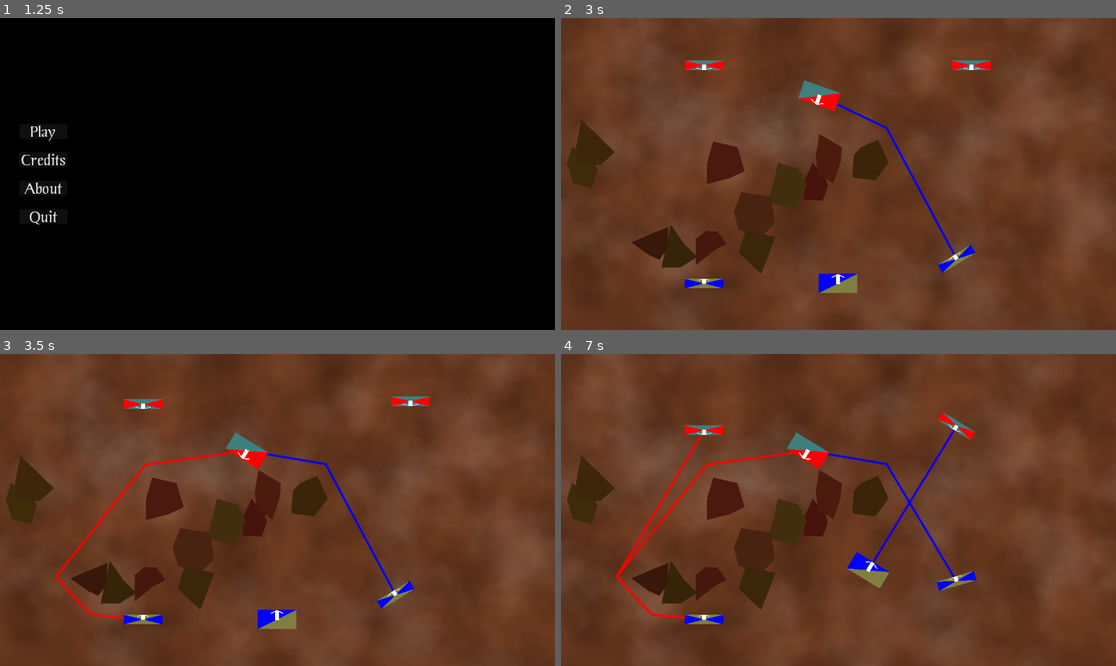
Above: before the commit, frames 1-4 (two rows, left to right).
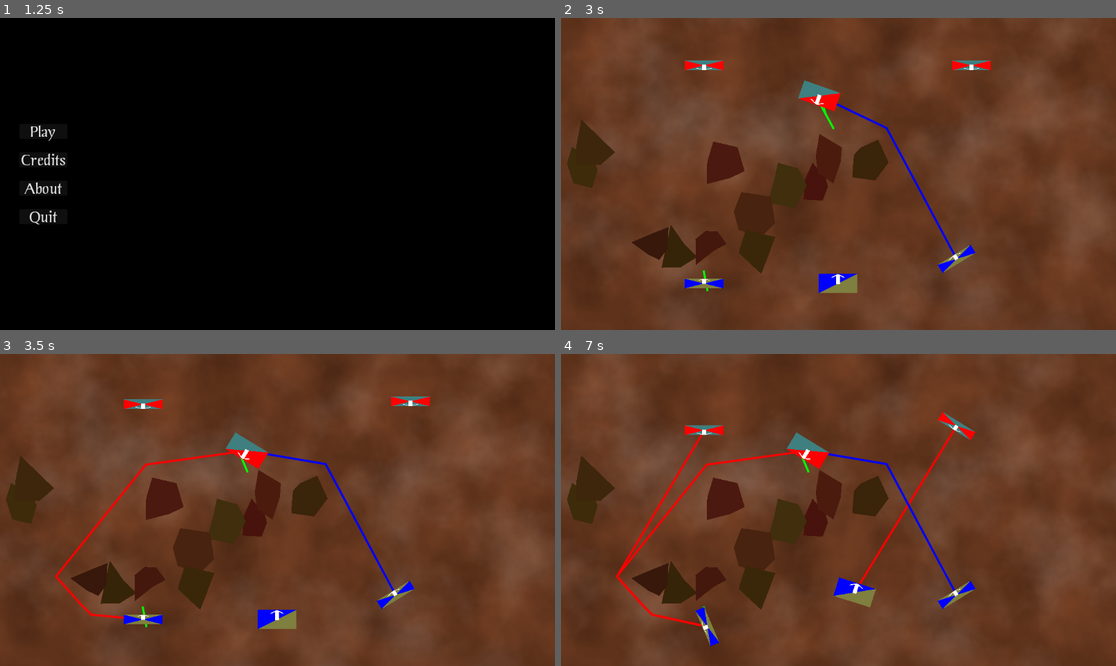
Above: after the commit, the same moments.

Repository: Habidakus/fantasy-battle
Game: Godot game, scene res://Scenes/TopLevelStateMachine.tscn
Two runs of this game, one before a commit and one after it. Both use one fixed random seed, a clock stepped at 60 frames per second and the inputs below.
Inputs (mouse positions are in pixels of both pictures, inside the frame that each line leads up to):
- Up to frame 1 (1.25 s): tap Enter at 0.5 s; move the mouse to (399, 158) at 0.52 s; click (399, 158) at 0.67 s
- Up to frame 2 (3 s): click "Play" at 1.25 s; move the mouse to (727, 189) at 2.02 s; click (727, 189) at 2.17 s; move the mouse to (894, 105) at 2.77 s; click (894, 105) at 2.92 s
- Up to frame 3 (3.5 s): no input
- Up to frame 4 (7 s): move the mouse to (810, 572) at 3.52 s; click (810, 572) at 3.67 s; move the mouse to (1005, 556) at 4.27 s; click (1005, 556) at 4.42 s; move the mouse to (672, 463) at 5.02 s; click (672, 463) at 5.17 s; move the mouse to (866, 510) at 5.77 s; click (866, 510) at 5.92 s; move the mouse to (755, 432) at 6.52 s; click (755, 432) at 6.67 s

Frame 1 is identical in both runs. In frame 2, less than 0.1% of the frame differs, in the area x 25-50%, y 28-88%; in frame 3, less than 0.1%; in frame 4, 2.4%, in the area x 16-75%, y 24-94%.

Commit message:
Added align to blocking rocks code, but it still needs much work

Diff:
--- a/Scripts/ArmyControllerAction.gd
+++ b/Scripts/ArmyControllerAction.gd
@@ -1,11 +1,13 @@
 class_name ArmyControllerAction extends MMCAction
 
-enum Action { PASS, MELEE, CHARGE, MOVE }
+enum Action { PASS, MELEE, CHARGE, MOVE, CHANGE_FORMATION }
 
 var _squad : Squad
 var _action : Action
 var _target : Squad
+var _rotation : float
 var _position : Vector2 = Vector2.INF
+var _formation : Squad.Formation
 #var _rotation : float
 #var _jcounter : JCounter = JCounter.Create("ArmyControllerAction")
 
@@ -29,6 +31,11 @@
 				return "%s will move towards %s" % [squad_name, target_name]
 			else:
 				return "%s will move to location" % [squad_name]
+		Action.CHANGE_FORMATION:
+			if _squad._formation == _formation:
+				return "%s will teleport" % [squad_name]
+			else:
+				return "%s will change formation to %s" % [squad_name, Squad.Formation.keys()[_formation]]
 		_:
 			return "%s will perform unknown action: %s" % [squad_name, Action.keys()[_action]]
 
@@ -42,6 +49,8 @@
 			_apply_charge(false, board_state, rnd)
 		Action.MOVE:
 			_apply_move(board_state)
+		Action.CHANGE_FORMATION:
+			_apply_change_formation(board_state)
 		_:
 			assert(false, "Unknown action type: " + Action.keys()[_action])
 
@@ -55,6 +64,8 @@
 			_apply_charge(true, board_state, rnd)
 		Action.MOVE:
 			_apply_move(board_state)
+		Action.CHANGE_FORMATION:
+			_apply_change_formation(board_state)
 		_:
 			assert(false, "Unknown action type: " + Action.keys()[_action])
 
@@ -73,12 +84,14 @@
 	if board_state.RemoveSquadIfDead(_target.id):
 		both_alive = false
 	else:
-		board_state.AlignToEdge(_target.id, sharedEdge)
+		if not sharedEdge.is_empty():
+			board_state.AlignToEdge(_target.id, sharedEdge)
 
 	if board_state.RemoveSquadIfDead(_squad.id):
 		both_alive = false
 	else:
-		board_state.AlignToEdge(_squad.id, sharedEdge)
+		if not sharedEdge.is_empty():
+			board_state.AlignToEdge(_squad.id, sharedEdge)
 		board_state.DelaySquad(_squad.id, _squad.GetMeleeTime())
 
 	if both_alive:
@@ -110,6 +123,10 @@
 	board_state.AssignSquadTarget(_squad.id, _target.id)
 	board_state.DelaySquad(_squad.id, _squad.GetMoveTime())
 
+func _apply_change_formation(board_state : BoardState) -> void:
+	board_state.ChangeFormation(_squad.id, _formation, _position, _rotation)
+	board_state.DelaySquad(_squad.id, _squad.GetChangeFormationTime())
+
 static func _create(squad : Squad, action : Action) -> ArmyControllerAction:
 	var ret_val :ArmyControllerAction = ArmyControllerAction.new()
 	ret_val._action = action
@@ -134,6 +151,13 @@
 	ret_val._target = target
 	return ret_val
 
+static func ChangeFormation(squad : Squad, formation : Squad.Formation, rot : float, loc : Vector2) -> ArmyControllerAction:
+	var ret_val : ArmyControllerAction = ArmyControllerAction._create(squad, Action.CHANGE_FORMATION)
+	ret_val._position = loc
+	ret_val._rotation = rot
+	ret_val._formation = formation
+	return ret_val
+
 static func CreateMoveTowards(squad : Squad, loc : Vector2, target : Squad) -> ArmyControllerAction:
 	var ret_val : ArmyControllerAction = ArmyControllerAction._create(squad, Action.MOVE)
 	ret_val._position = loc
--- a/Scripts/BoardState.gd
+++ b/Scripts/BoardState.gd
@@ -149,7 +149,11 @@
 	var left : Squad = GetSquadById(left_id)
 	var right : Squad = GetSquadById(right_id)
 	var left_edge : Array[Vector2] = left.GetFacingEdge(right.position)
+	if left_edge.is_empty():
+		return []
 	var right_edge : Array[Vector2] = right.GetFacingEdge(left.position)
+	if right_edge.is_empty():
+		return []
 	if left_edge[0].distance_squared_to(right_edge[0]) < left_edge[0].distance_squared_to(right_edge[1]):
 		return [(left_edge[0] + right_edge[0]) / 2.0, (left_edge[1] + right_edge[1]) / 2.0]
 	else:
@@ -183,6 +187,12 @@
 		squad.position = squad.position + move_vec
 	else:
 		squad.MakeFlushAgainst(facing_edge, hit_point)
+
+func ChangeFormation(id : int, frmtn : Squad.Formation, pos : Vector2, rot : float) -> void:
+	var squad : Squad = GetSquadById(id)
+	squad._formation = frmtn
+	squad.rotation = rot
+	squad.position = pos
 
 func MoveTowardsLocation(id : int, location : Vector2) -> void:
 	var squad : Squad = GetSquadById(id)
--- a/Scripts/Rock.gd
+++ b/Scripts/Rock.gd
@@ -45,6 +45,25 @@
 		ret_val.append(position + p)
 	return ret_val
 
+func GetFacingEdge(loc : Vector2) -> Array[Vector2]:
+	var closest_point : Vector2
+	var closest_point_ds : float = 1024 * 1024 * 2
+	var penult_point : Vector2
+	var penult_point_ds : float = 1024 * 1024 * 2
+
+	for relative_p : Vector2 in _collision_points:
+		var p : Vector2 = relative_p + position
+		var d : float = p.distance_squared_to(loc)
+		if d < closest_point_ds:
+			penult_point_ds = closest_point_ds
+			penult_point = closest_point
+			closest_point_ds = d
+			closest_point = p
+		elif d < penult_point_ds:
+			penult_point_ds = d
+			penult_point = p
+	return [closest_point, penult_point]
+
 func _initialize(rnd : RandomNumberGenerator, loc : Vector2i):
 	for i in range(POINT_COUNT):
 		var angle : float = float(i) * 2 * PI / float(POINT_COUNT) + rnd.randf() * 2 * PI / float(3 * POINT_COUNT)
--- a/Scripts/Squad.gd
+++ b/Scripts/Squad.gd
@@ -63,6 +63,9 @@
 func GetChargeTime() -> float:
 	return 3 if _squad_type != SquadType.CAVALRY else 5
 
+func GetChangeFormationTime() -> float:
+	return 4 if _squad_type != SquadType.CAVALRY else 6
+
 func GetMoveTime() -> float:
 	return 3 if _squad_type != SquadType.CAVALRY else 5
 
@@ -79,6 +82,18 @@
 	var depthAndWidth : Vector2 = GetDepthAndWidth()
 	var loc : Vector2 = Vector2(rnd.randf() * depthAndWidth.y, rnd.randf() * depthAndWidth.x) - (Vector2(depthAndWidth.y, depthAndWidth.x) / 2.0)
 	return position + loc.rotated(rotation)
+
+func _find_rotation_and_position_against_edge(edge : Array[Vector2]) -> Array: # [rotation, position]
+	var edge_normal : Vector2 = (edge[0] - edge[1]).normalized()
+	var edge_perp : Vector2 = Vector2(edge_normal.y, -edge_normal.x)
+	var align_point : Vector2 = Geometry2D.get_closest_point_to_segment_uncapped(position, edge[0], edge[1])
+	var distance_to_our_side : float = 1.0 + GetDepthAndWidth().x / 2.0
+	var new_pos : Vector2
+	if (align_point + edge_perp).distance_squared_to(position) < (align_point - edge_perp).distance_squared_to(position):
+		new_pos = align_point + edge_perp * distance_to_our_side
+	else:
+		new_pos = align_point - edge_perp * distance_to_our_side
+	return [edge_normal.angle(), new_pos]
 
 func TryAlignToEdge(edge : Array[Vector2]) -> void:
 	# TODO: make sure we rotate towards them and close with them
@@ -326,6 +341,7 @@
 		var move_spots : Array
 		for enemy : Squad in game_state.GetAllEnemy(self.GetArmy()):
 			if CanCharge(enemy):
+				# TODO: Make sure we don't charge other squads or rocks
 				ret_val.append(ArmyControllerAction.CreateCharge(self, enemy))
 			else:
 				for point : Vector2 in enemy.GetInterestingPointsNearMe(self.GetMoveDistance() * 0.95):
@@ -354,8 +370,16 @@
 						else:
 							current_index += 1
 		if move_spots.size() < 4:
-			for point in move_spots:
-				ret_val.append(ArmyControllerAction.CreateMoveTowards(self, point[0], point[2]))
+			if move_spots.is_empty():
+				var closestEdge : Array[Vector2] = _find_closest_collision_edge(game_state._board_state)
+				if not closestEdge.is_empty():
+					var rot_and_position : Array = _find_rotation_and_position_against_edge(closestEdge)
+					if not rot_and_position.is_empty():
+						ret_val.append(ArmyControllerAction.ChangeFormation(self, _formation, rot_and_position[0], rot_and_position[1]))
+						ret_val.append(ArmyControllerAction.ChangeFormation(self, _formation, fposmod(rot_and_position[0] + PI, 2 * PI) - PI , rot_and_position[1]))
+			else:
+				for point in move_spots:
+					ret_val.append(ArmyControllerAction.CreateMoveTowards(self, point[0], point[2]))
 		else:
 			move_spots.sort_custom(func(a, b) :
 				if a[1] != b[1]:
@@ -378,6 +402,32 @@
 	#assert(!ret_val.is_empty())
 	return ret_val
 
+func _find_closest_collision_edge(board_state : BoardState) -> Array[Vector2]:
+	var closest_edge : Array[Vector2] = []
+	var closest_edge_dist_squared : float = 1024 * 1024 * 2
+	var our_radii_squared : float = GetRadiiSquared() + GetMoveDistance() * GetMoveDistance()
+	for squad : Squad in board_state._turn_order:
+		if squad.id == id:
+			continue
+		if squad.position.distance_squared_to(position) > squad.GetRadiiSquared() + our_radii_squared:
+			continue
+		var facing_edge : Array[Vector2] = squad.GetFacingEdge(position)
+		if not facing_edge.is_empty():
+			var facing_edge_distance_squared : float = Geometry2D.get_closest_point_to_segment(position, facing_edge[0], facing_edge[1]).distance_squared_to(position)
+			if facing_edge_distance_squared < closest_edge_dist_squared:
+				closest_edge_dist_squared = facing_edge_distance_squared
+				closest_edge = facing_edge
+	for rock : Rock in board_state._terrain_data._rocks:
+		if rock.position.distance_squared_to(position) > rock.GetCollisionRadiiSquared() + our_radii_squared:
+			continue
+		var facing_edge : Array[Vector2] = rock.GetFacingEdge(position)
+		if not facing_edge.is_empty():
+			var facing_edge_distance_squared : float = Geometry2D.get_closest_point_to_segment(position, facing_edge[0], facing_edge[1]).distance_squared_to(position)
+			if facing_edge_distance_squared < closest_edge_dist_squared:
+				closest_edge_dist_squared = facing_edge_distance_squared
+				closest_edge = facing_edge
+	return closest_edge
+
 static func GetSumOfSquares(d : int) -> int:
 	match d:
 		1: return 1
--- a/Scripts/StatePlay.gd
+++ b/Scripts/StatePlay.gd
@@ -88,6 +88,13 @@
 	_draw_queue.append([p1, p2, color])
 	queue_redraw()
 
+func DrawEdge(id : int, edge : Array[Vector2], color : Color) -> void:
+	if not _visible_squads.has(id):
+		return
+	var vs : VisibleSquad = _visible_squads[id]
+	_add_draw_line(vs.position, (edge[0] + edge[1]) / 2.0, color)
+	_add_draw_line(edge[0], edge[1], color)
+
 func DrawPathLine(id1 : int, id2 : int, color : Color) -> void:
 	if not _visible_squads.has(id1):
 		return
--- a/Scripts/TurnEngine.gd
+++ b/Scripts/TurnEngine.gd
@@ -16,20 +16,31 @@
 func HideSquadBecauseTheyAreDead(id : int) -> void:
 	_state_play.HideSquadBecauseTheyAreDead(id)
 
+func _draw_closest_edge(squad : Squad) -> void:
+	var closest_edge : Array[Vector2] = squad._find_closest_collision_edge(_board_state)
+	if not closest_edge.is_empty():
+		var rap : Array = squad._find_rotation_and_position_against_edge(closest_edge)
+		if not rap.is_empty():
+			var draw_edge : Array[Vector2] = [rap[1], (closest_edge[0] + closest_edge[1]) / 2.0]
+			_state_play.DrawEdge(squad.id, draw_edge, Color.GREEN)
+
 func UpdateSquadHealth(actual_squad : Squad, new_squad_stats : Squad) -> void:
 	_state_play.UpdateSquadHealth(actual_squad, new_squad_stats)
 	actual_squad._units_healthy = new_squad_stats._units_healthy
 	actual_squad._units_wounded = new_squad_stats._units_wounded
 	actual_squad._next_move = new_squad_stats._next_move
 	actual_squad._target_id = new_squad_stats._target_id
-	if _board_state.HasSquad(actual_squad.id) and _board_state.HasSquad(actual_squad._target_id):
+	if _board_state.HasSquad(actual_squad.id):
 		var squad : Squad = _board_state.GetSquadById(actual_squad.id)
-		var other_squad : Squad = _board_state.GetSquadById(actual_squad._target_id)
-		_state_play.DrawPathLine(squad.id, other_squad.id, squad.GetArmy().GetColor())
+		_draw_closest_edge(squad)
+		if _board_state.HasSquad(actual_squad._target_id):
+			var other_squad : Squad = _board_state.GetSquadById(actual_squad._target_id)
+			_state_play.DrawPathLine(squad.id, other_squad.id, squad.GetArmy().GetColor())
 
 func UpdateArmies() -> void:
 	for army : Army in _board_state._armies:
 		for squad : Squad in army._squads:
+			_draw_closest_edge(squad)
 			var other_id : int = squad._target_id
 			if _board_state.HasSquad(other_id):
 				var other_squad : Squad = _board_state.GetSquadById(other_id)
